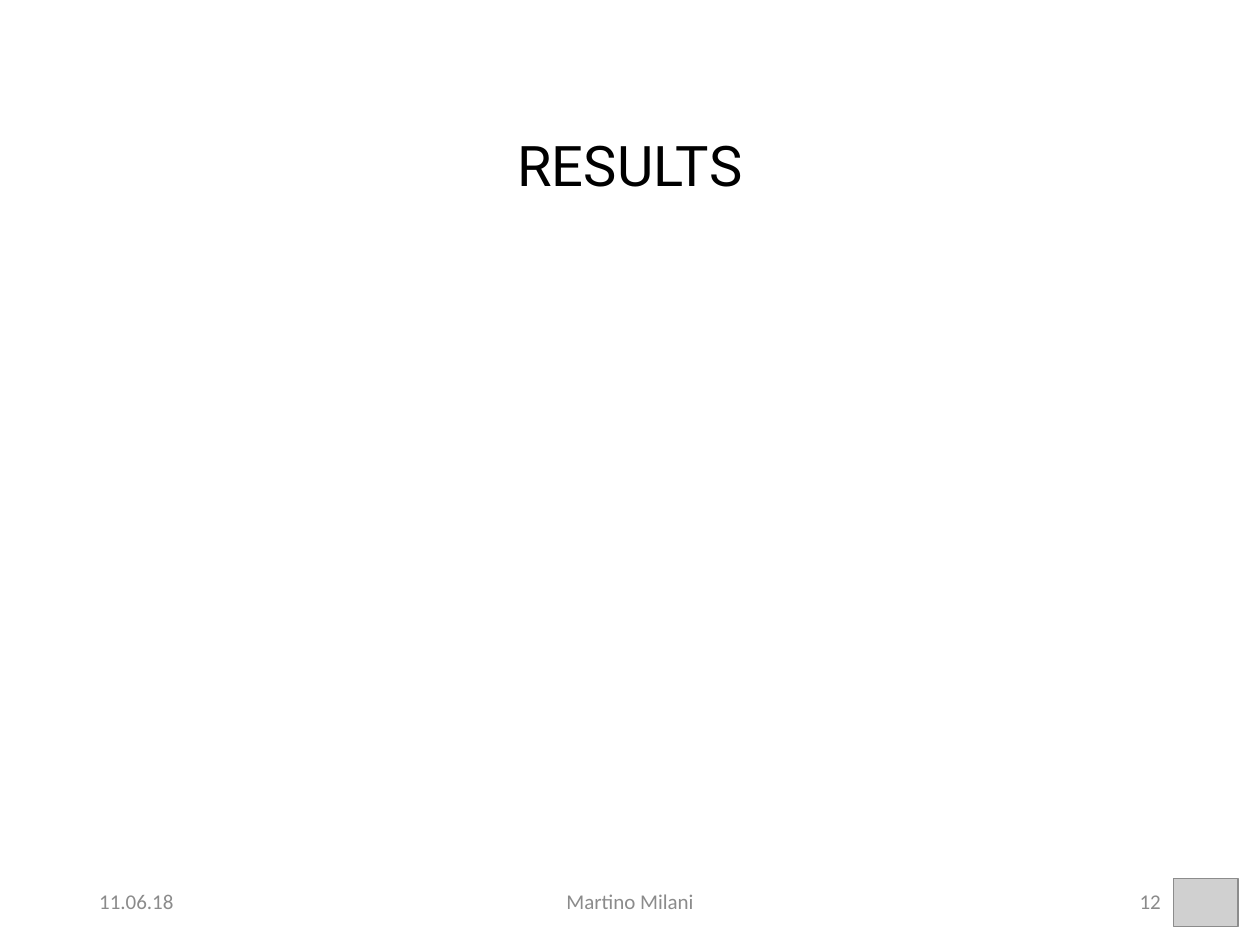
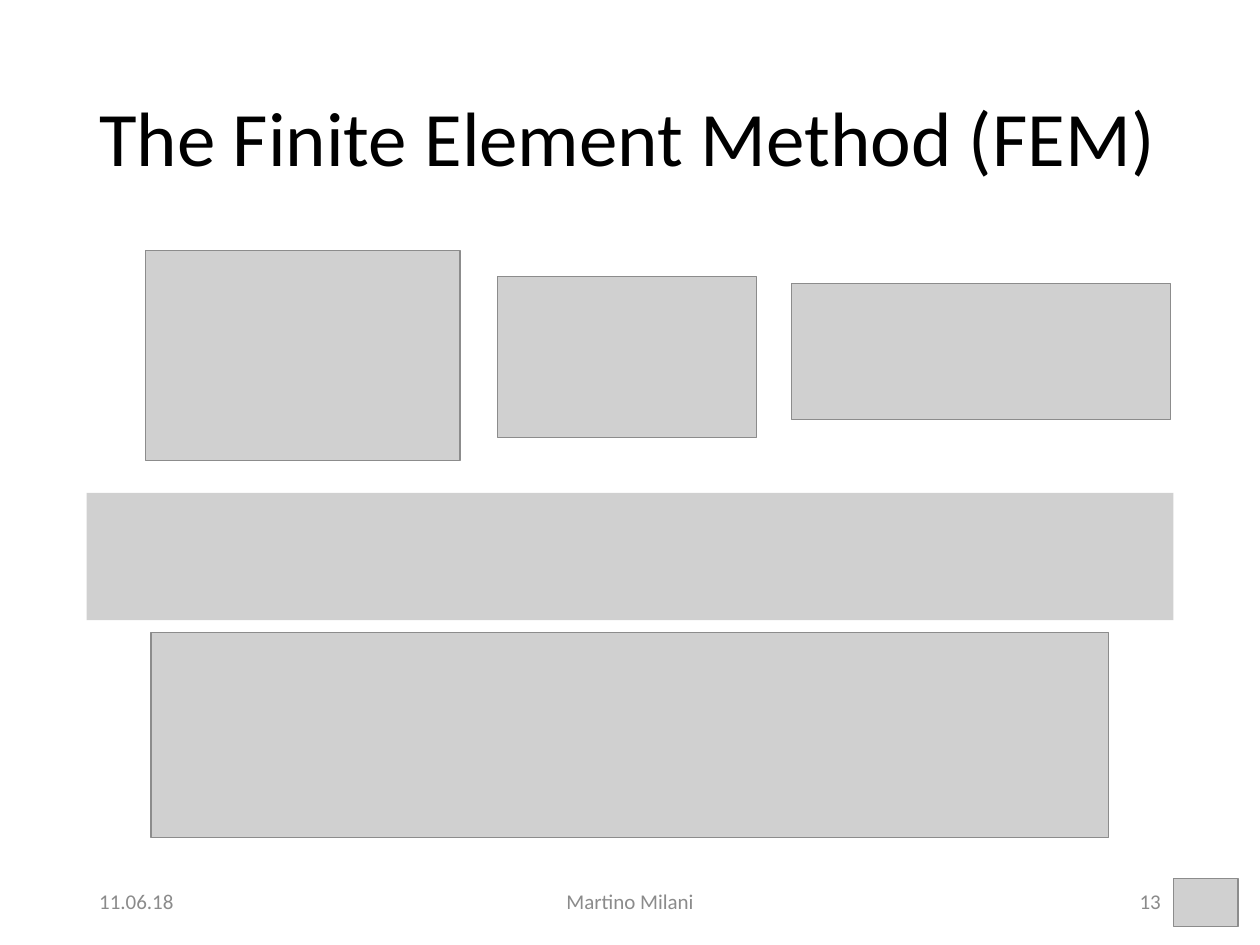
Before and after one commit to MartMilani/PDM, a slide deck: slide 13 of presentation/milani.pptx (slide 12 before the commit). Drawn at 1260x945 pixels with LibreOffice and Linux fonts; fonts in the diff are those of the drawing; grey boxes stand for pictures; background and template pictures are left out. Boxes give left, top, right and bottom in pixels: in the first picture for what was removed or moved away, otherwise in the second. Text is boxed around its words. In the diff, an @@ line names an element or a change of style, - is before the commit and + after.

```diff
--- a/presentation/milani.pptx
+++ b/presentation/milani.pptx
@@ title added at [99,110,1154,177], 44 pt, text #000000 @@
+The Finite Element Method (FEM)
@@ title removed at [517,145,742,187] @@
-RESULTS
@@ picture added at [145,251,460,461] @@
@@ picture added at [498,276,757,437] @@
@@ picture added at [791,284,1171,420] @@
@@ picture added at [87,493,1173,620] @@
@@ picture added at [151,633,1109,838] @@
@@ page number at [1140,895,1161,909]: text changed @@
-12
+13
```
Also in this commit, not shown: 9 other slides changed, 11 slides added, 5 slides removed, 40 other files.
